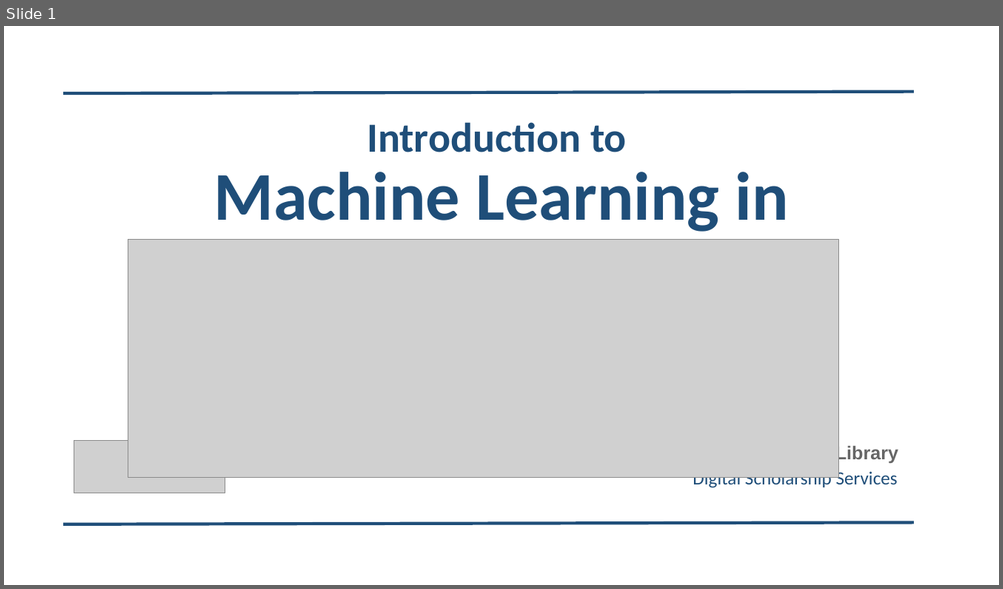
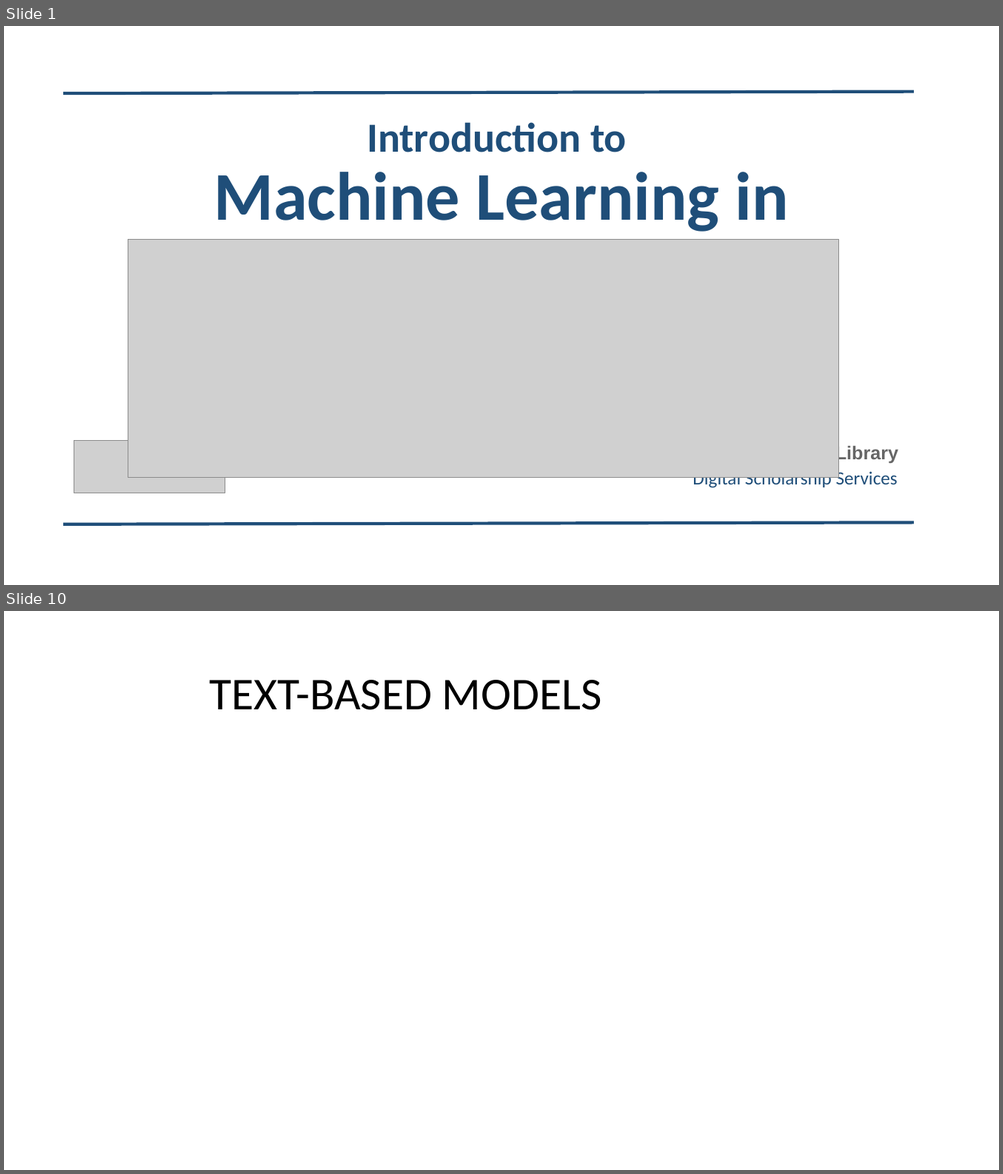
Before and after one commit to bakitybacon/rice-data-and-donuts, a slide deck: tf/Introduction to TensorFlow.pptx. Shown one above the other, each under a label of ours: slide 1 before the commit, slides 1 and 10 after it; the slides between them are not shown. The pictures are 1003x589 and 1003x1174 pixels, drawn with LibreOffice and Linux fonts; fonts in the diff are those of the drawing; grey boxes stand for pictures; background and template pictures are left out. Boxes give left, top, right and bottom in pixels: in the first picture for what was removed or moved away, otherwise in the second. Text is boxed around its words. In the diff, an @@ line names an element or a change of style, - is before the commit and + after.

```diff
--- a/tf/Introduction to TensorFlow.pptx
+++ b/tf/Introduction to TensorFlow.pptx
@@ slide 10 added at box(4, 611, 999, 1170), background #FFFFFF @@
@@ title added at box(209, 680, 602, 710), 44 pt, text #000000 @@
+TEXT-BASED MODELS
```
Also in this commit, not shown: 1 slide changed, 10 other slides added.
